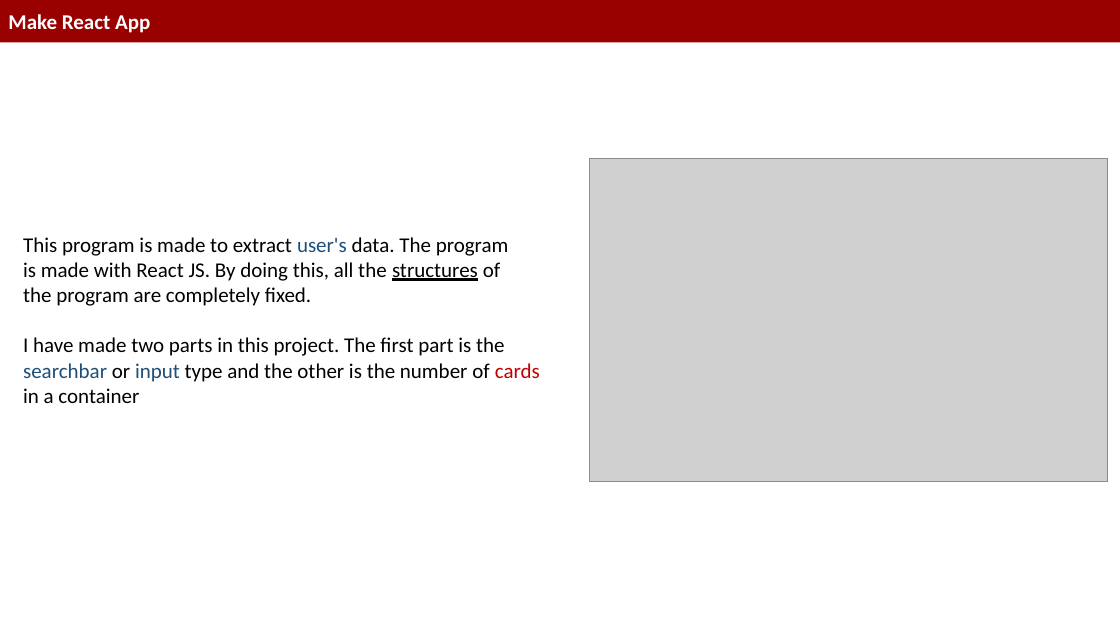
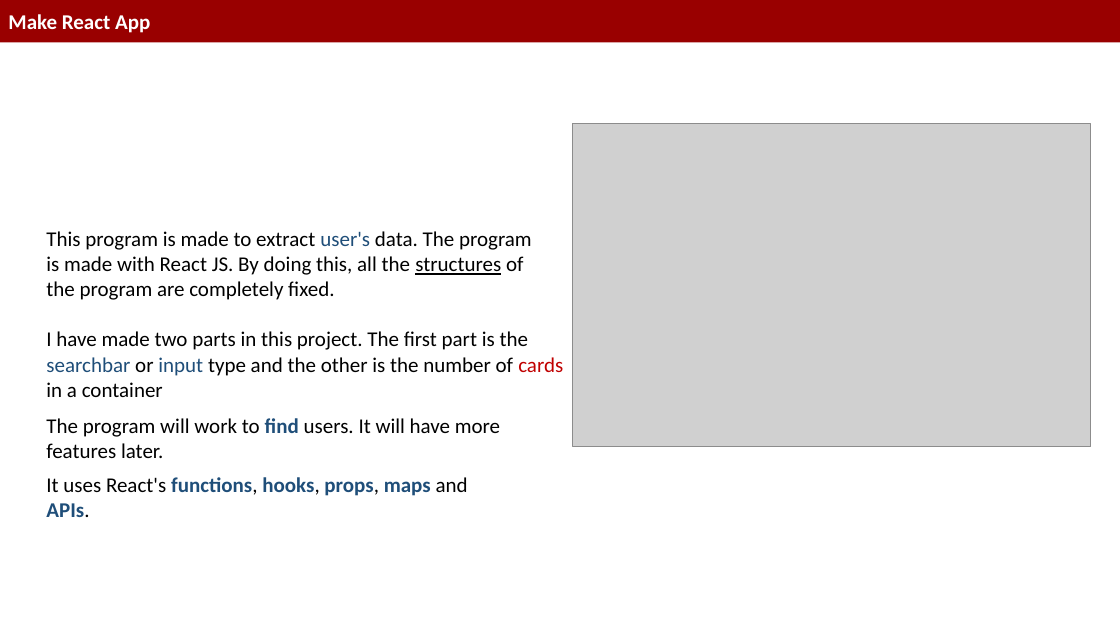
Before and after one commit to User-akash/root, a slide deck: slide 3 of Project-2.pptx. Drawn at 1120x630 pixels with LibreOffice and Linux fonts; fonts in the diff are those of the drawing; grey boxes stand for pictures. Boxes give left, top, right and bottom in pixels: in the first picture for what was removed or moved away, otherwise in the second. Text is boxed around its words. In the diff, an @@ line names an element or a change of style, - is before the commit and + after.

```diff
--- a/Project-2.pptx
+++ b/Project-2.pptx
@@ picture: place and size @@
-picture at [589, 159, 1107, 482]
+picture at [573, 124, 1091, 447]
@@ text "This program is made to ...": place and size @@
-text "This program is made to ..." at [23, 237, 540, 403]
+text "This program is made to ..." at [46, 231, 563, 397]
@@ text added at [46, 418, 500, 458], 18 pt, text #000000 @@
+The program will work to find users. It will have more features later.
@@ text added at [46, 477, 468, 517], 18 pt, text #1F4E79, bold @@
+It uses React's functions, hooks, props, maps and APIs.
```
Also in this commit, not shown: 1 slide removed.
